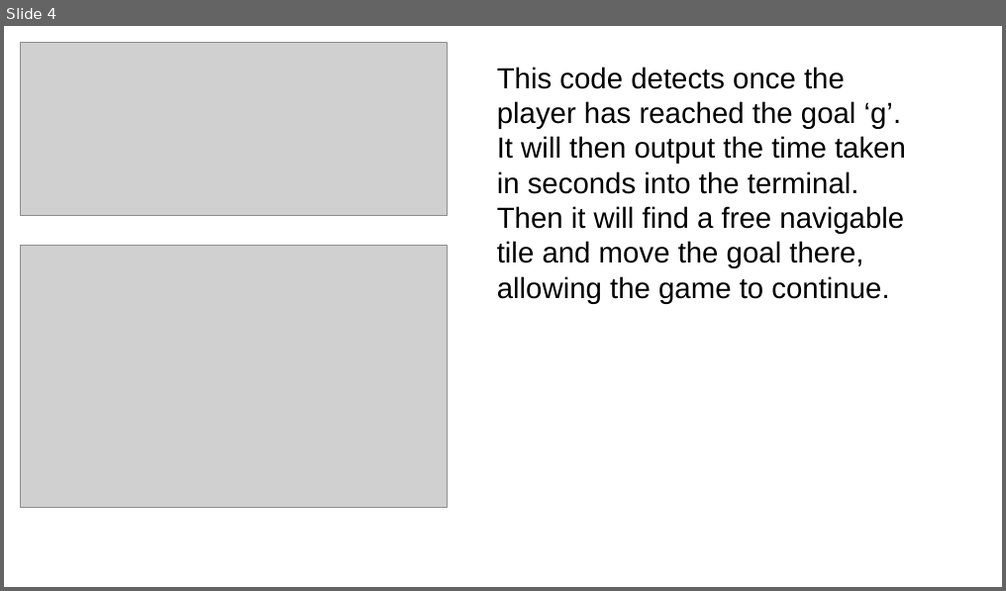
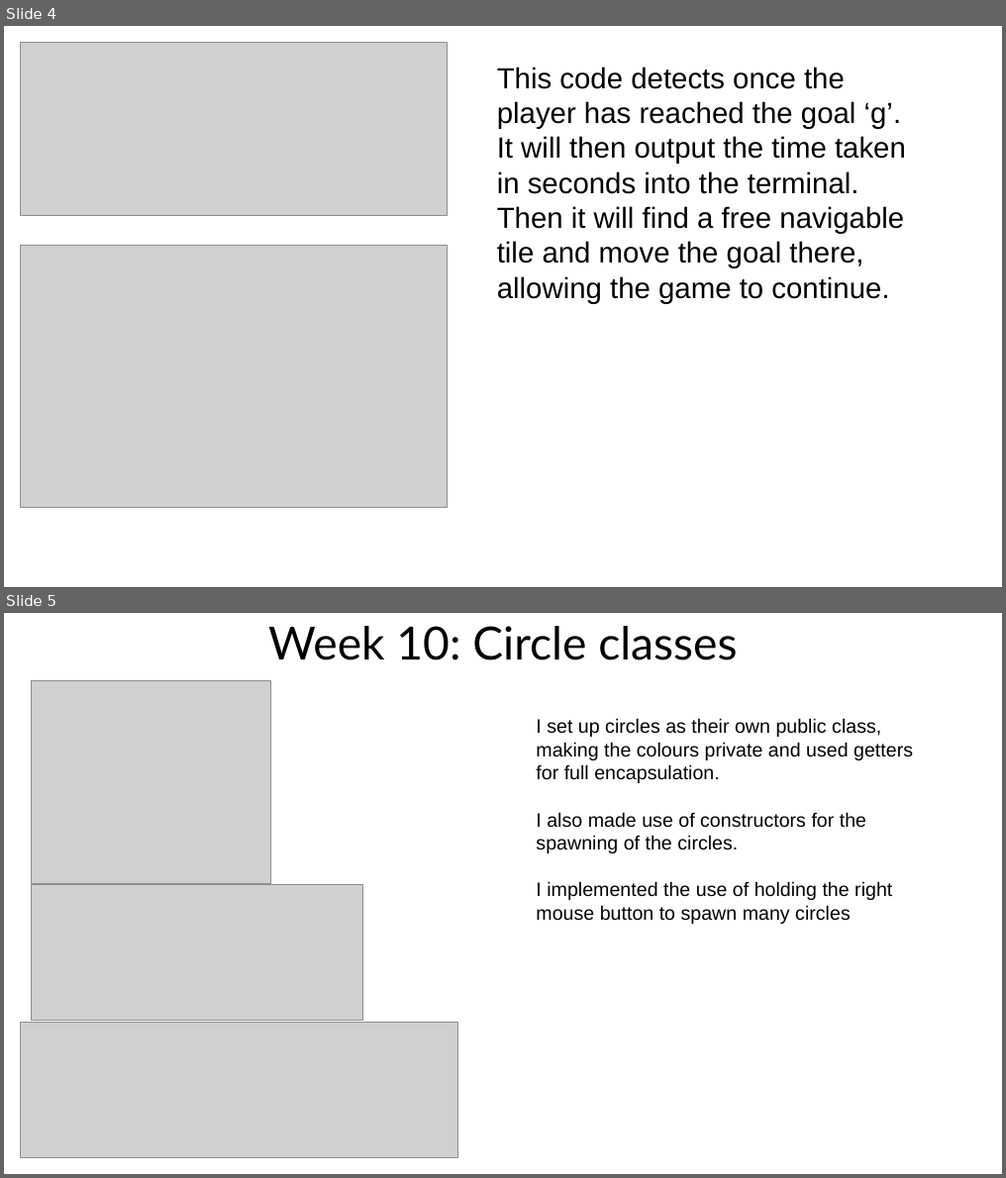
Before and after one commit to Kieran-Rowntree/Game-Programming-Fundamentals, a slide deck: Portfolio.pptx. Shown one above the other, each under a label of ours: slide 4 before the commit, slides 4 and 5 after it. The pictures are 1006x591 and 1006x1178 pixels, drawn with LibreOffice and Linux fonts; fonts in the diff are those of the drawing; grey boxes stand for pictures. Boxes give left, top, right and bottom in pixels: in the first picture for what was removed or moved away, otherwise in the second. Text is boxed around its words. In the diff, an @@ line names an element or a change of style, - is before the commit and + after.

```diff
--- a/Portfolio.pptx
+++ b/Portfolio.pptx
@@ slide 5 added at box(4, 613, 1002, 1174), background #FFFFFF @@
@@ title added at box(268, 626, 737, 661), 33 pt, text #000000 @@
+Week 10: Circle classes
@@ picture added at box(32, 681, 270, 884) @@
@@ text added at box(536, 718, 913, 924), 14 pt, text #000000 @@
+I set up circles as their own public class, making the colours private and used getters for full encapsulation.
+I also made use of constructors for the spawning of the circles.
+I implemented the use of holding the right mouse button to spawn many circles
@@ picture added at box(32, 885, 362, 1021) @@
@@ picture added at box(21, 1022, 458, 1157) @@
```
Also in this commit, not shown: 1 slide changed.
